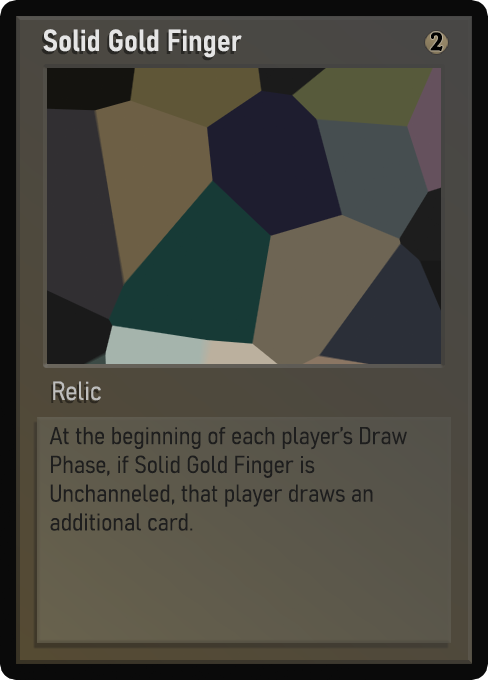
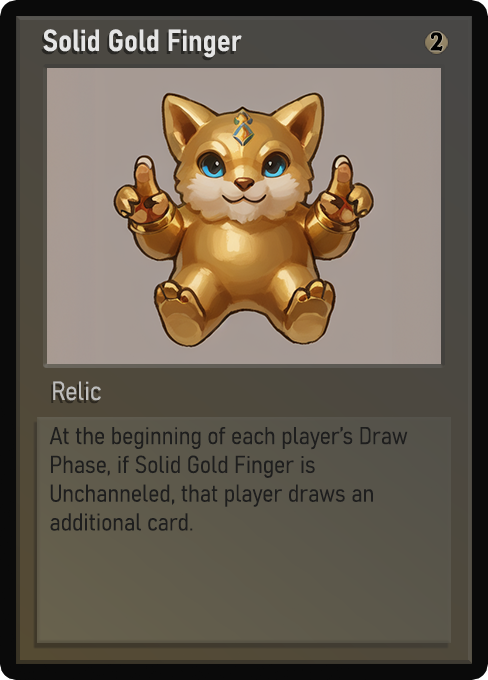
Before/after of a 488x680 layered artwork. What changed in the layer stack:
painted on "Name" over (44, 29, 230, 57)
painted on "Class" over (59, 383, 101, 401)
painted on "Desc_norm" over (51, 427, 408, 531)
painted on "Artwork" over (47, 68, 441, 364)
